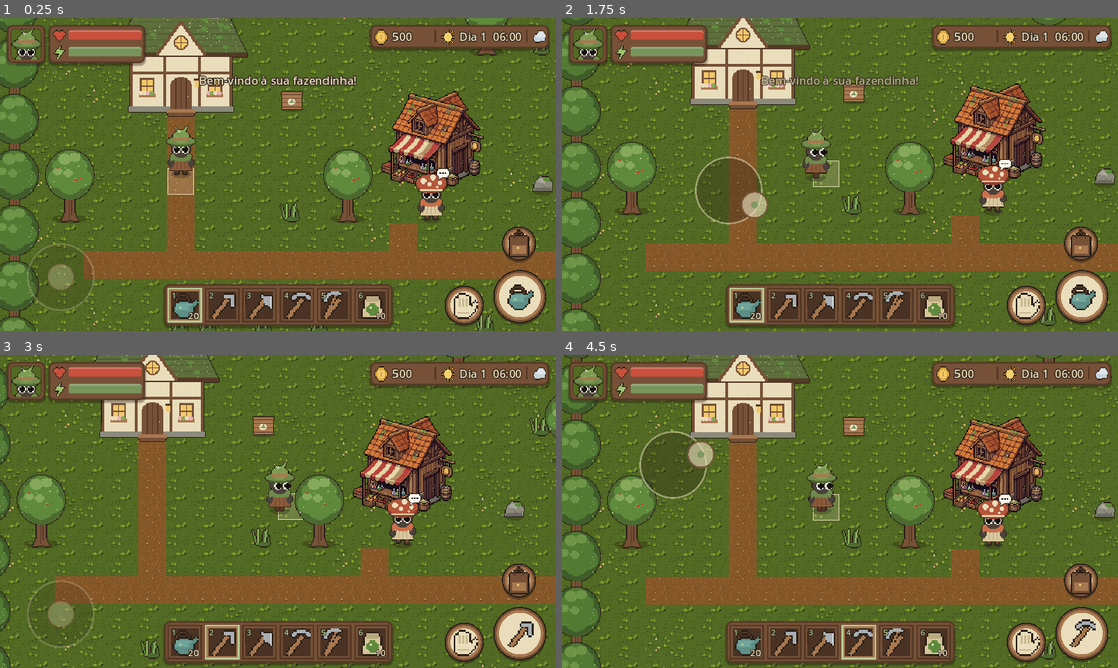
Above: before the commit, frames 1-4 (two rows, left to right).
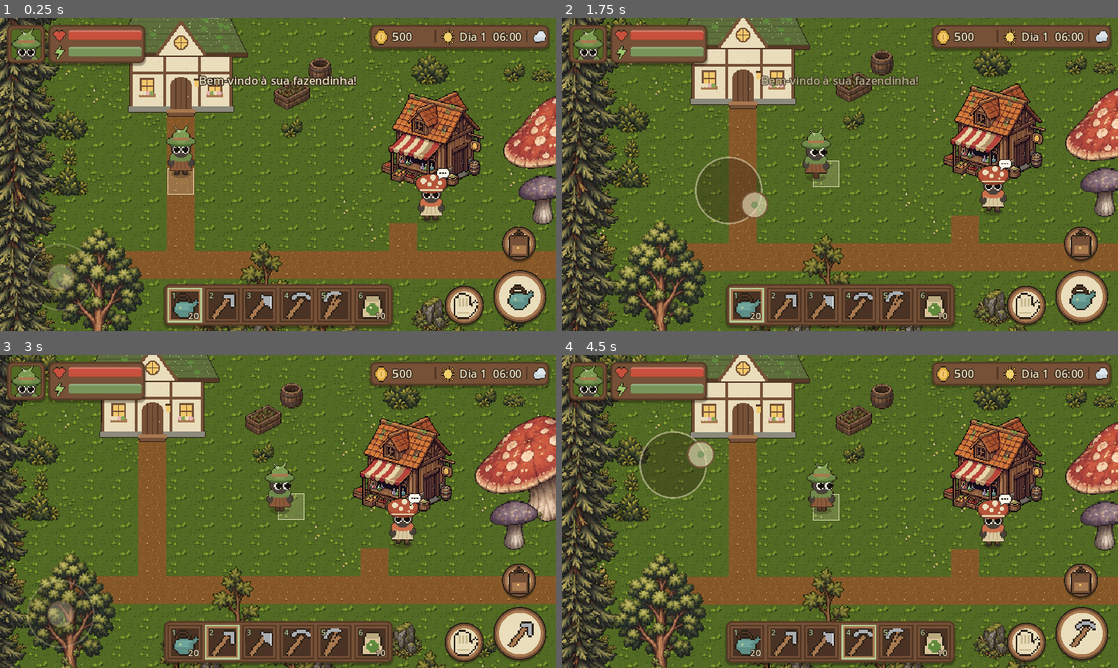
Above: after the commit, the same moments.

Repository: kyoubuerickfreitas-ux/fazendinha-fantastica
Game: Godot game, scene res://scenes/main.tscn
Same seed, same stepped clock (60 frames per second), same inputs: the game is played once before the commit and once after it.
Inputs (mouse positions are in pixels of both pictures, inside the frame that each line leads up to):
- Up to frame 1 (0.25 s): no input
- Up to frame 2 (1.75 s): tap Enter at 0.5 s; move the mouse to (962, 158) at 0.52 s; hold D (move_right) 0.53-1.25 s; hold E (interact) 0.53-1.25 s; click (962, 158) at 0.67 s; drag from (728, 190) to (812, 237) at 1.27 s
- Up to frame 3 (3 s): move the mouse to (333, 442) at 2.02 s; hold D (move_right) 2.03-2.75 s; tap 2 (slot_2) at 2.1 s; drag from (250, 574) to (111, 464) at 2.77 s
- Up to frame 4 (4.5 s): move the mouse to (1006, 558) at 3.52 s; hold A (move_left) 3.53-4.25 s; tap 4 (slot_4) at 3.6 s; drag from (673, 464) to (756, 433) at 4.27 s

The runs differ from the first frame. In frame 1, 18% of the frame differs, in the area x 0-100%, y 0-100%; in frame 2, 18%; in frame 3, 16%; in frame 4, 18%.

Commit message:
Usa o Forest Map Kit no mapa: árvores, pedras, arbustos, cogumelos e acampamento
- Script tools/import_forest_kit.py converte os originais para a escala do jogo
- Props com variantes visuais (salvas no save) e base alinhada para o Y-sort
- Borda de árvores antigas e pinheiros, floresta mais densa e mapa mais alto
- Decoração: cogumelos gigantes, rochedos, barraca com fogueira, barril e cerca
- Caixa de vendas agora é o caixote de verduras do kit
- Remove a arte provisória que foi substituída

Co-Authored-By: Claude Opus 5.5 <noreply@anthropic.com>
Claude-Session: https://claude.ai/code/session_01K8smMkd41S9KsmfWVPtWCG

Diff:
--- a/scripts/world/farm_world.gd
+++ b/scripts/world/farm_world.gd
@@ -5,12 +5,12 @@
 
 const TILE := 32
 const W := 50
-const H := 34
+const H := 38
 
 const TILES_TEX := preload("res://assets/sprites/tiles.png")
 const CROPS_TEX := preload("res://assets/sprites/crops.png")
 const HOUSE_TEX := preload("res://assets/sprites/house.png")
-const BIN_TEX := preload("res://assets/sprites/shipping_bin.png")
+const BIN_TEX := preload("res://assets/sprites/forest/crate_veggies.png")
 const SHOP_TEX := preload("res://assets/sprites/shop.png")
 
 enum Ground { GRASS, PATH, WATER }
@@ -94,7 +94,7 @@
 
 	if saved.has("props"):
 		for p in saved["props"]:
-			_spawn_prop(str(p[0]), Vector2i(int(p[1]), int(p[2])), int(p[3]))
+			_spawn_prop(str(p[0]), Vector2i(int(p[1]), int(p[2])), int(p[3]), int(p[4]) if p.size() > 4 else 0)
 	else:
 		_generate_props(rng)
 
@@ -143,7 +143,7 @@
 	bin.position = Vector2(bin_cell.x * TILE + TILE / 2, bin_cell.y * TILE + TILE - 4)
 	var bs := Sprite2D.new()
 	bs.texture = BIN_TEX
-	bs.position = Vector2(0, -12)
+	bs.position = Vector2(0, -16)
 	bin.add_child(bs)
 	var bb := StaticBody2D.new()
 	_add_rect_collision(bb, Vector2(22, 8), Vector2(0, -4))
@@ -212,40 +212,58 @@
 
 
 func _generate_props(rng: RandomNumberGenerator) -> void:
-	# borda de árvores grandes (indestrutíveis)
-	for x in range(0, W, 2):
-		_spawn_prop("tree_big", Vector2i(x, 0))
-		_spawn_prop("tree_big", Vector2i(x + (1 if x + 1 < W else 0), H - 1))
-	for y in range(2, H - 1, 2):
-		_spawn_prop("tree_big", Vector2i(0, y))
-		_spawn_prop("tree_big", Vector2i(W - 1, y))
-
-	for y in range(2, H - 2):
+	# decoração fixa (antes do resto, para garantir o lugar)
+	for d in [
+		["mushroom", 20, 9, 2], ["mushroom", 19, 10, 3], ["mushroom", 34, 4, 0],
+		["mushroom", 46, 15, 1], ["mushroom", 26, 33, 0], ["mushroom", 3, 31, 3],
+		["boulder", 33, 27, 0], ["boulder", 47, 21, 2], ["boulder", 27, 4, 3],
+		["tent", 39, 7, 0], ["campfire", 39, 10, 0], ["barrel", 35, 8, 0],
+		["fence", 43, 9, 0], ["fence", 44, 9, 0],
+		["barrel", 11, 5, 0],
+	]:
+		_spawn_prop(d[0], Vector2i(d[1], d[2]), -1, d[3])
+
+	# borda: árvores antigas em cima e embaixo, pinheiros nas laterais (não podem ser cortadas)
+	for x in range(0, W, 3):
+		_spawn_prop("old_tree", Vector2i(x, 0), -1, rng.randi())
+		_spawn_prop("pine", Vector2i(x + 1, 1), -1, rng.randi())
+		_spawn_prop("old_tree", Vector2i(x + 1, H - 1), -1, rng.randi())
+		_spawn_prop("pine", Vector2i(x, H - 2), -1, rng.randi())
+	for y in range(2, H - 2, 2):
+		_spawn_prop("pine", Vector2i(0, y), -1, rng.randi())
+		_spawn_prop("pine", Vector2i(W - 1, y + 1), -1, rng.randi())
+
+	for y in range(3, H - 3):
 		for x in range(2, W - 2):
 			var c := Vector2i(x, y)
 			if not _is_free_grass(c) or _near_path(c):
 				continue
 			var r := rng.randf()
-			var in_farm := x >= 3 and x <= 24 and y >= 14 and y <= 30
-			var in_forest := x >= 25 and (y <= 10 or y >= 29) or x <= 2 or y >= 31
+			var in_farm := x >= 5 and x <= 24 and y >= 14 and y <= 30
+			var in_forest := (x >= 25 and (y <= 10 or y >= 30)) or x <= 3 or y >= 31
 			if in_farm:
-				if r < 0.10: _spawn_prop("weed", c)
+				if r < 0.10: _spawn_prop("weed", c, -1, rng.randi())
 				elif r < 0.15: _spawn_prop("rock", c)
-				elif r < 0.18: _spawn_prop("stump", c)
+				elif r < 0.18 and _can_place_tree(c, 1): _spawn_prop("sapling", c, -1, rng.randi())
 			elif in_forest:
-				if r < 0.16 and _can_place_tree(c): _spawn_prop("tree", c)
-				elif r < 0.20: _spawn_prop("weed", c)
+				if r < 0.20 and _can_place_tree(c, 2): _spawn_prop("tree", c, -1, rng.randi())
+				elif r < 0.26: _spawn_prop("bush", c, -1, rng.randi())
+				elif r < 0.32: _spawn_prop("weed", c, -1, rng.randi())
 			else:
-				if r < 0.03 and _can_place_tree(c): _spawn_prop("tree", c)
-				elif r < 0.07: _spawn_prop("weed", c)
-				elif r < 0.08: _spawn_prop("rock", c)
-
-
-func _can_place_tree(c: Vector2i) -> bool:
-	for dy in range(-2, 2):
-		for dx in range(-1, 2):
+				if r < 0.03 and _can_place_tree(c, 2): _spawn_prop("tree", c, -1, rng.randi())
+				elif r < 0.05: _spawn_prop("bush", c, -1, rng.randi())
+				elif r < 0.09: _spawn_prop("weed", c, -1, rng.randi())
+				elif r < 0.10: _spawn_prop("rock", c)
+
+
+const TALL := ["tree", "old_tree", "pine", "sapling", "mushroom", "boulder", "tent"]
+
+
+func _can_place_tree(c: Vector2i, spread: int) -> bool:
+	for dy in range(-spread - 1, spread + 1):
+		for dx in range(-spread, spread + 1):
 			var n := c + Vector2i(dx, dy)
-			if props.has(n) and props[n].kind in ["tree", "tree_big"]:
+			if props.has(n) and props[n].kind in TALL:
 				return false
 	return true
 
@@ -259,11 +277,16 @@
 	return c.distance_to(Vector2i(6, 9)) < 3
 
 
-func _spawn_prop(kind: String, c: Vector2i, hp: int = -1) -> void:
-	if not is_inside(c) or props.has(c) or not Prop.DEFS.has(kind):
+## variant < 0 ou grande: escolhe uma variante a partir do número (aleatório).
+func _spawn_prop(kind: String, c: Vector2i, hp: int = -1, variant: int = 0) -> void:
+	if kind == "tree_big":
+		kind = "pine"   # saves antigos
+	if not is_inside(c) or props.has(c) or blocked.has(c) or not Prop.DEFS.has(kind):
+		return
+	if ground_at(c) == Ground.WATER:
 		return
 	var p := Prop.new()
-	p.setup(kind, c, TILE, hp)
+	p.setup(kind, c, TILE, hp, absi(variant) % Prop.variant_count(kind))
 	entities.add_child(p)
 	props[c] = p
 
@@ -341,7 +364,7 @@
 		"axe", "pickaxe", "scythe":
 			if prop:
 				if prop.required_tool() != item_id:
-					return "Precisa de outra ferramenta." if prop.required_tool() != "" else "Essa árvore é antiga demais."
+					return "Precisa de outra ferramenta." if prop.required_tool() != "" else "Isso não sai daqui."
 				if not Game.use_energy(ENERGY_COST[item_id]):
 					return ""
 				FX.spawn(self, "hit", prop.position + Vector2(0, -12))
@@ -414,7 +437,11 @@
 		Game.add_item(d[0], d[1])
 		_popup("+%d %s" % [d[1], ItemDB.item_name(d[0])], prop.position + Vector2(0, -20))
 	props.erase(prop.cell)
-	var fx_name := "weed" if prop.kind == "weed" else ("break_stone" if prop.kind == "rock" else "break_wood")
+	var fx_name := "break_wood"
+	if prop.kind in ["weed", "bush"]:
+		fx_name = "weed"
+	elif prop.kind == "rock":
+		fx_name = "break_stone"
 	FX.spawn(self, fx_name, prop.position + Vector2(0, -10))
 	var tw := prop.create_tween()
 	tw.tween_property(prop, "modulate:a", 0.0, 0.15)
@@ -456,9 +483,9 @@
 	var rng := RandomNumberGenerator.new()
 	rng.randomize()
 	for i in 3:
-		var c := Vector2i(rng.randi_range(3, 24), rng.randi_range(14, 30))
+		var c := Vector2i(rng.randi_range(5, 24), rng.randi_range(14, 30))
 		if _is_free_grass(c):
-			_spawn_prop("weed", c)
+			_spawn_prop("weed", c, -1, rng.randi())
 	_soil_layer.queue_redraw()
 
 
@@ -467,7 +494,7 @@
 	var p := []
 	for c in props:
 		var prop: Prop = props[c]
-		p.append([prop.kind, c.x, c.y, prop.hp])
+		p.append([prop.kind, c.x, c.y, prop.hp, prop.variant])
 	var s := []
 	for c in soil:
 		var d: Dictionary = soil[c]
--- a/scripts/world/prop.gd
+++ b/scripts/world/prop.gd
@@ -1,42 +1,84 @@
 class_name Prop
 extends StaticBody2D
-## Obstáculo do mundo (árvore, toco, pedra, mato...). Ocupa uma célula da grade.
-## A origem do nó fica na base do objeto, para ordenar a profundidade (Y-sort).
+## Objeto do mundo (árvore, pedra, mato, cogumelo gigante, decoração...).
+## Ocupa uma célula da grade. A origem do nó fica na base do objeto,
+## para ordenar a profundidade com o jogador (Y-sort).
 
+const FOREST := "res://assets/sprites/forest/"
+
+## tex: lista de variantes (caminhos). tool "" = não pode ser removido.
+## shape: tamanho da colisão na base (Vector2.ZERO = sem colisão).
+## pad: quantos pixels a base fica acima do fim da imagem.
 const DEFS := {
-	"tree": {"tex": preload("res://assets/sprites/tree.png"), "tool": "axe", "hp": 4,
-		"drop": ["wood", 5], "shape": Vector2(16, 8), "y": -44},
-	"tree_big": {"tex": preload("res://assets/sprites/tree_big.png"), "tool": "", "hp": 0,
-		"drop": [], "shape": Vector2(18, 10), "y": -44},
-	"stump": {"tex": preload("res://assets/sprites/stump.png"), "tool": "axe", "hp": 2,
-		"drop": ["wood", 2], "shape": Vector2(18, 10), "y": -12},
-	"rock": {"tex": preload("res://assets/sprites/rock.png"), "tool": "pickaxe", "hp": 2,
-		"drop": ["stone", 2], "shape": Vector2(22, 10), "y": -12},
-	"weed": {"tex": preload("res://assets/sprites/weed.png"), "tool": "scythe", "hp": 1,
-		"drop": ["fiber", 1], "shape": Vector2.ZERO, "y": -12},
+	"tree": {"tex": ["tree_a", "tree_b", "tree_c", "tree_d", "tree_e"], "tool": "axe", "hp": 5,
+		"drop": ["wood", 6], "shape": Vector2(18, 10), "pad": 8},
+	"sapling": {"tex": ["sapling_a", "sapling_b"], "tool": "axe", "hp": 2,
+		"drop": ["wood", 2], "shape": Vector2(10, 6), "pad": 6},
+	"stump": {"tex": ["res://assets/sprites/stump.png"], "tool": "axe", "hp": 2,
+		"drop": ["wood", 2], "shape": Vector2(18, 10), "pad": 4},
+	"rock": {"tex": ["rock_small"], "tool": "pickaxe", "hp": 3,
+		"drop": ["stone", 3], "shape": Vector2(30, 12), "pad": 4},
+	"weed": {"tex": ["weed_a", "weed_b", "weed_c", "weed_d", "weed_e"], "tool": "scythe", "hp": 1,
+		"drop": ["fiber", 1], "shape": Vector2.ZERO, "pad": 3},
+	"bush": {"tex": ["bush_a", "bush_b", "bush_c", "bush_d", "bush_e", "bush_f"], "tool": "scythe", "hp": 2,
+		"drop": ["fiber", 3], "shape": Vector2(28, 10), "pad": 5},
+	"old_tree": {"tex": ["old_tree_a", "old_tree_b", "old_tree_c", "old_tree_d", "old_tree_e"], "tool": "", "hp": 0,
+		"drop": [], "shape": Vector2(28, 12), "pad": 14},
+	"pine": {"tex": ["pine_a", "pine_b"], "tool": "", "hp": 0,
+		"drop": [], "shape": Vector2(20, 10), "pad": 10},
+	"boulder": {"tex": ["boulder_a", "boulder_b", "boulder_c", "boulder_d"], "tool": "", "hp": 0,
+		"drop": [], "shape": Vector2(80, 22), "pad": 8},
+	"mushroom": {"tex": ["mushroom_a", "mushroom_b", "mushroom_c", "mushroom_d"], "tool": "", "hp": 0,
+		"drop": [], "shape": Vector2(22, 10), "pad": 6},
+	"campfire": {"tex": ["campfire"], "tool": "", "hp": 0, "drop": [], "shape": Vector2(60, 20), "pad": 6},
+	"tent": {"tex": ["tent"], "tool": "", "hp": 0, "drop": [], "shape": Vector2(130, 26), "pad": 8},
+	"barrel": {"tex": ["barrel"], "tool": "", "hp": 0, "drop": [], "shape": Vector2(20, 10), "pad": 3},
+	"crate": {"tex": ["crate"], "tool": "", "hp": 0, "drop": [], "shape": Vector2(24, 10), "pad": 3},
+	"fence": {"tex": ["fence"], "tool": "", "hp": 0, "drop": [], "shape": Vector2(40, 8), "pad": 4},
 }
 
+static var _tex_cache := {}
+
 var kind := ""
+var variant := 0
 var cell := Vector2i.ZERO
 var hp := 1
 var _sprite: Sprite2D
 
 
-func setup(p_kind: String, p_cell: Vector2i, tile_size: int, p_hp: int = -1) -> void:
+static func texture_for(path: String) -> Texture2D:
+	if not path.begins_with("res://"):
+		path = FOREST + path + ".png"
+	if not _tex_cache.has(path):
+		_tex_cache[path] = load(path)
+	return _tex_cache[path]
+
+
+static func variant_count(p_kind: String) -> int:
+	return DEFS[p_kind]["tex"].size()
+
+
+func setup(p_kind: String, p_cell: Vector2i, tile_size: int, p_hp: int = -1, p_variant: int = 0) -> void:
 	kind = p_kind
 	cell = p_cell
 	var def: Dictionary = DEFS[kind]
+	var texs: Array = def["tex"]
+	variant = clampi(p_variant, 0, texs.size() - 1)
 	hp = p_hp if p_hp > 0 else int(def["hp"])
 	position = Vector2(cell.x * tile_size + tile_size / 2, cell.y * tile_size + tile_size - 4)
+
+	var tex := texture_for(texs[variant])
 	_sprite = Sprite2D.new()
-	_sprite.texture = def["tex"]
-	_sprite.position = Vector2(0, def["y"])
+	_sprite.texture = tex
+	_sprite.centered = false
+	_sprite.offset = Vector2(-floorf(tex.get_width() / 2.0), -tex.get_height() + int(def["pad"]))
 	add_child(_sprite)
+
 	var size: Vector2 = def["shape"]
 	if size != Vector2.ZERO:
 		var col := CollisionShape2D.new()
 		var rect := RectangleShape2D.new()
-		rect.size = size
+		rect.size = Vector2(min(size.x, tex.get_width() * 0.8), size.y)
 		col.shape = rect
 		col.position = Vector2(0, -size.y / 2 + 2)
 		add_child(col)
@@ -48,9 +90,13 @@
 	return DEFS[kind]["tool"]
 
 
+func is_removable() -> bool:
+	return required_tool() != ""
+
+
 ## Aplica um golpe. Retorna true se o objeto foi destruído.
 func hit() -> bool:
-	if required_tool() == "":
+	if not is_removable():
 		return false
 	hp -= 1
 	var tw := create_tween()
Binary file added: assets/source/forest_kit/big-rock_001.png
Binary file added: assets/source/forest_kit/big-rock_002.png
Binary file added: assets/source/forest_kit/big-rock_003.png
Binary file added: assets/source/forest_kit/big-rock_005.png
Binary file added: assets/source/forest_kit/big-rock_006.png
Binary file added: assets/source/forest_kit/broadleaf-tree_001.png
Binary file added: assets/source/forest_kit/broadleaf-tree_004.png
Binary file added: assets/source/forest_kit/broadleaf-tree_005.png
Binary file added: assets/source/forest_kit/broadleaf-tree_006.png
Binary file added: assets/source/forest_kit/broadleaf-tree_007.png
Binary file added: assets/source/forest_kit/broadleaf-tree_008.png
Binary file added: assets/source/forest_kit/broadleaf-tree_010.png
(and 120 more such lines)
